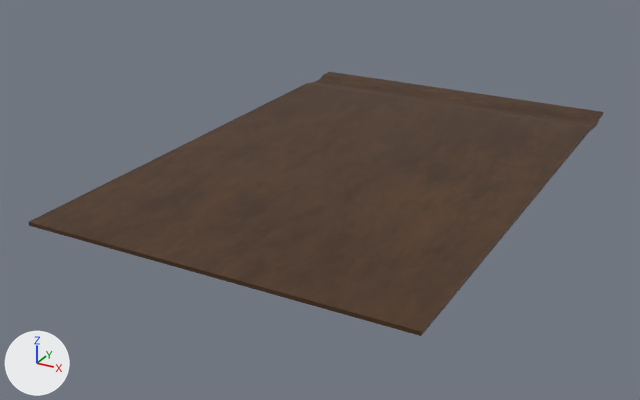
Two versions of the Blender file assets/map_1.blend, one commit apart.
Before and after are seen from a 50 mm camera at (204.0, -325.0, 178.0) aimed at (-18.0, 79.0, -24.0). The axes (+X, +Y, +Z) are drawn at lower left. The lights are the same throughout. The first picture is the older version. Objects named as collision shapes, trigger or cutter boxes, shadow casters or lower levels of detail are left out.
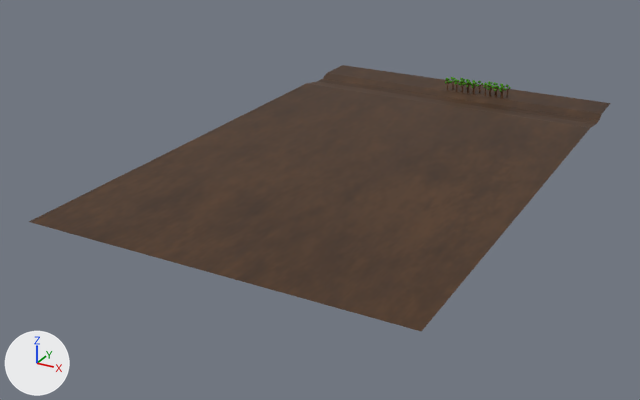
Edits to the scene script, one JSON object a line:
```json
{"block": "me_cube", "where": "# used by ob_cube; location = (0.0, 0.0, 0.0); scale = (100.0, 102.0, 1.0)"}
{"op": "remove", "block": "me_cube", "code": "me_cube.from_pydata(...)  # 24 vertices, 23 faces; spans x -1.0..1.0, y -0.58..2.38, z -3.81..0.16"}
{"op": "add", "block": "me_cube", "code": "me_cube.from_pydata(...)  # 12 vertices, 5 faces; spans x -1.0..1.0, y -0.58..2.58, z -2.58..0.16"}
{"block": "me_cube", "change": "me_cube part 1"}
{"block": "me_cube", "change": "20 vertices are removed from x -1.0..1.0, y -0.58..2.38, z -3.81..0.16"}
{"block": "me_cube", "change": "22 faces are deleted"}
{"block": "me_cube", "change": "8 vertices are added at x -1.0..1.0, y 2.19..2.58, z -2.58..0.16"}
{"block": "me_cube", "change": "4 new faces join them"}
```

Pixel boxes (x1, y1, x2, y2) of what changed, in the pictures (640 x 400 px):
```json
{"object": "Cube", "change": "reshaped", "before": [29, 72, 603, 336], "after": [29, 65, 611, 331]}
{"part": 1, "of": "me_cube", "change": "cut back", "before": [29, 72, 603, 336], "after": [306, 65, 611, 128]}
```
